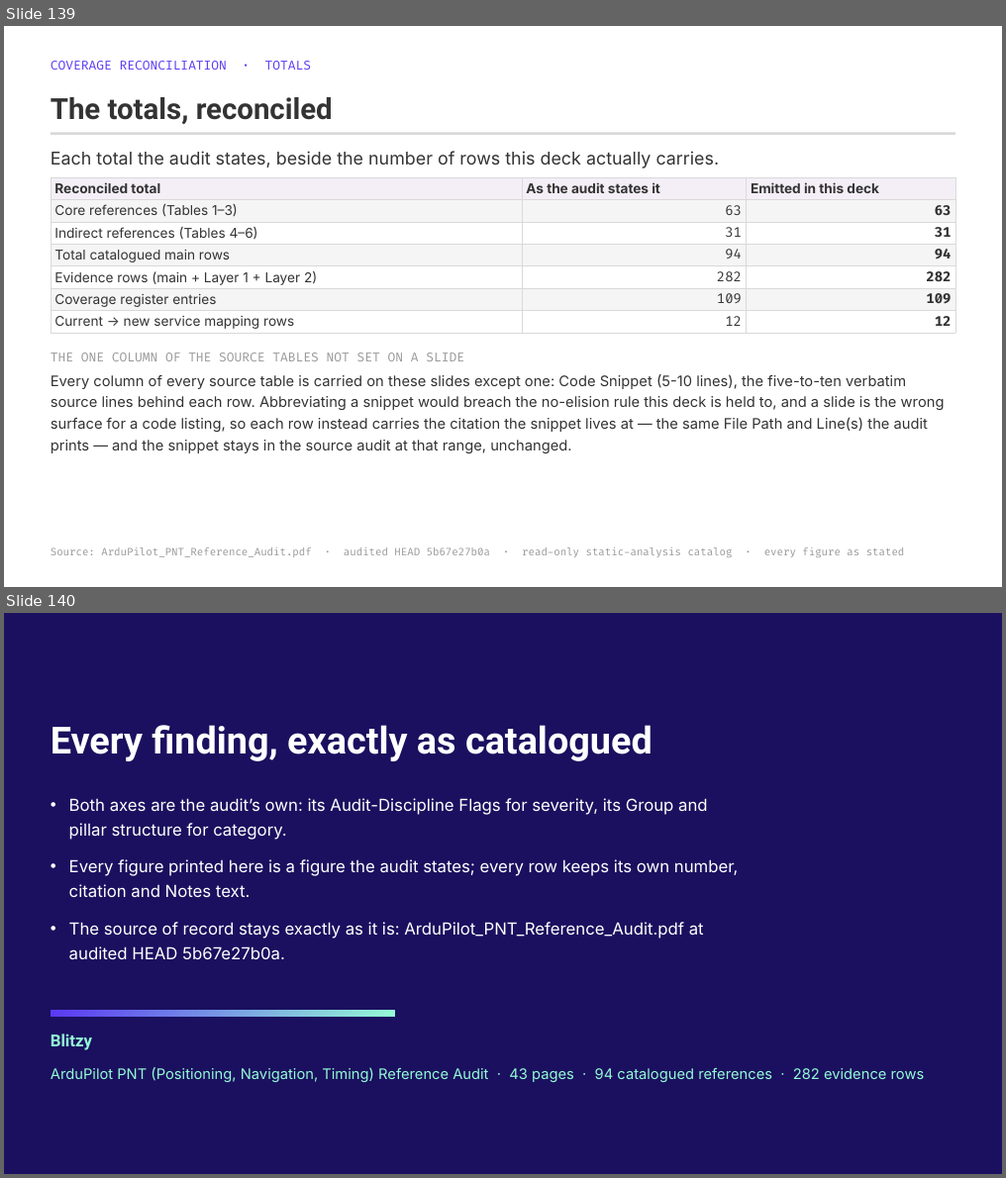
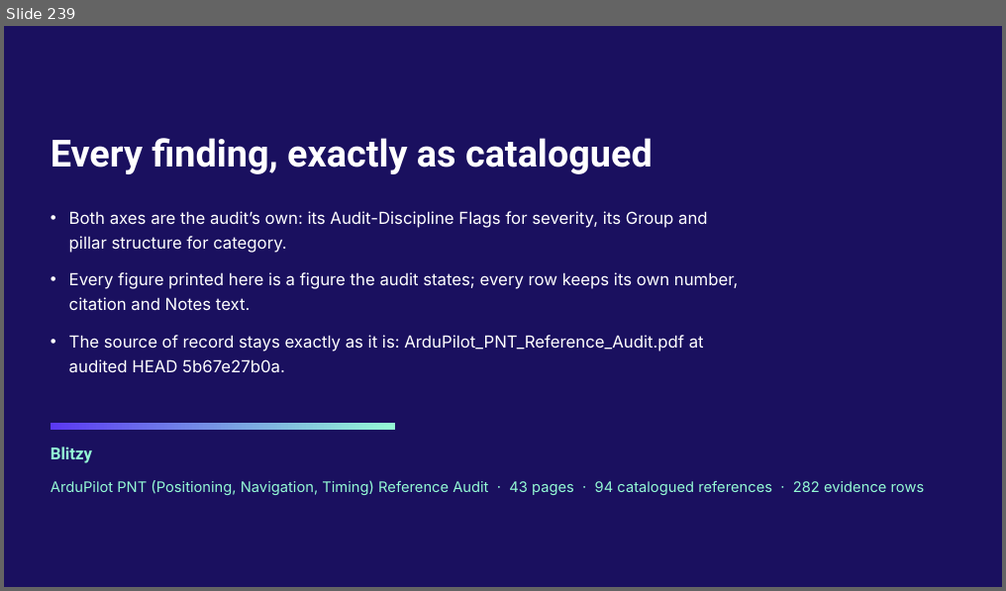
Before and after one commit to blitzy-public-samples/ardupilot-blitzy, a slide deck: blitzy/presentations/ArduPilot_PNT_Reference_Audit_Full_Findings.pptx. Shown one above the other, each under a label of ours: slides 139 and 140 before the commit, slide 239 after it. The pictures are 1006x1178 and 1006x591 pixels, drawn with LibreOffice and Linux fonts; fonts in the diff are those of the drawing. Boxes give left, top, right and bottom in pixels: in the first picture for what was removed or moved away, otherwise in the second. Text is boxed around its words. In the diff, an @@ line names an element or a change of style, - is before the commit and + after.

```diff
--- a/blitzy/presentations/ArduPilot_PNT_Reference_Audit_Full_Findings.pptx
+++ b/blitzy/presentations/ArduPilot_PNT_Reference_Audit_Full_Findings.pptx
@@ slide 139 removed at (4, 26, 1002, 587), background #FFFFFF @@
@@ text removed at (51, 61, 311, 70) @@
-COVERAGE RECONCILIATION · TOTALS
@@ text removed at (51, 97, 333, 124) @@
-The totals, reconciled
@@ rectangle removed at (51, 132, 955, 135) @@
@@ text removed at (51, 151, 720, 169) @@
-Each total the audit states, beside the number of rows this deck actually carries.
@@ table removed at (51, 178, 956, 333), 7 rows, 3 columns @@
-Reconciled total | As the audit states it | Emitted in this deck
-Core references (Tables 1–3) | 63 | 63
-Indirect references (Tables 4–6) | 31 | 31
-Total catalogued main rows | 94 | 94
-Evidence rows (main + Layer 1 + Layer 2) | 282 | 282
-Coverage register entries | 109 | 109
-Current → new service mapping rows | 12 | 12
@@ text removed at (51, 353, 464, 362) @@
-THE ONE COLUMN OF THE SOURCE TABLES NOT SET ON A SLIDE
@@ text removed at (51, 374, 944, 454) @@
-Every column of every source table is carried on these slides except one: Code Snippet (5-10 lines), the five-to-ten verbatim source lines behind each row. Abbreviating a snippet would breach the no-elision rule this deck is held to, and a slide is the wrong surface for a code listing, so each row instead carries the citation the snippet lives at — the same File Path and Line(s) the audit prints — and the snippet stays in the source audit at that range, unchanged.
@@ text removed at (51, 548, 905, 558) @@
-Source: ArduPilot_PNT_Reference_Audit.pdf · audited HEAD 5b67e27b0a · read-only static-analysis catalog · every figure as stated
@@ what was slide 140 is now slide 239 @@
```
Also in this commit, not shown: 1 slide changed, 103 slides added, 3 other slides removed.
